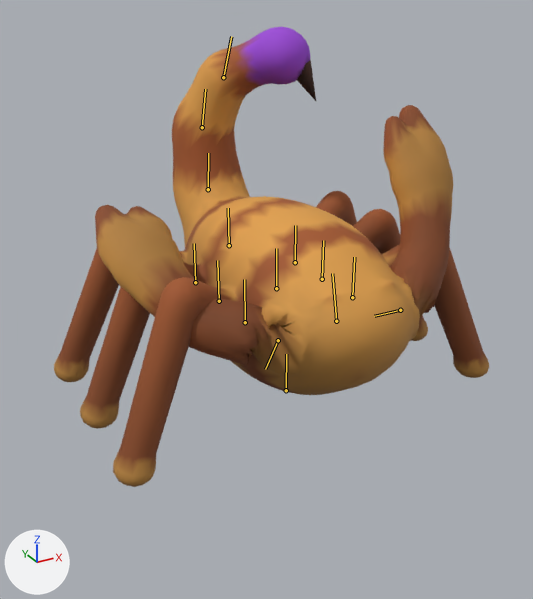
What one commit did to the Blender file Blender/blend/enemy_sand_scorpion.blend.
Both versions are drawn from a 50 mm lens placed at (-0.791, -1.339, 1.043), pointed at (-0.021, 0.06, 0.344). The lights are fixed; the arrows at lower left show +X, +Y and +Z. The first picture is the older version. Both versions are drawn at frame 22 of the action 'Victory'; the numbers are the values there. The bones that change, and the others that lie on the model, are drawn over the model as lines.

Objects in the first picture: 'Body'.
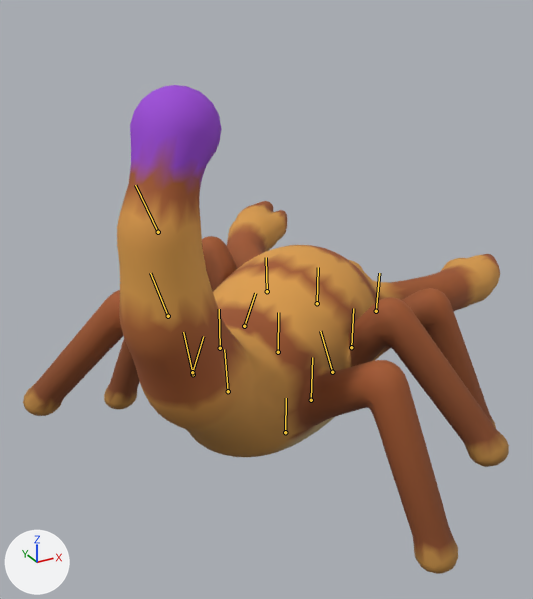
Location of each change, (x1, y1, x2, y2) in pixels of the pictures (533 x 599 px):
'Body', posed (12% wider, 6% taller): before (54, 27, 489, 487); after (23, 85, 509, 574)
bone 'root', root to tip: before (286, 390) to (286, 354); after (285, 432) to (286, 398)
bone 'head', root to tip: before (336, 321) to (332, 273); after (317, 303) to (318, 267)
bone 'tail1', root to tip: before (229, 245) to (228, 208); after (228, 391) to (224, 349)
bone 'tail2', root to tip: before (208, 189) to (208, 153); after (193, 374) to (183, 332)
bone 'tail3', root to tip: before (202, 127) to (205, 89); after (168, 316) to (150, 273)
bone 'tail4', root to tip: before (223, 77) to (231, 36); after (158, 232) to (135, 185)
bone 'arm.R', root to tip: before (278, 340) to (265, 369); after (376, 311) to (379, 273)
bone 'arm.L', root to tip: before (400, 310) to (374, 316); after (267, 291) to (266, 257)
bone 'leg2.R', root to tip: before (219, 301) to (217, 260); after (332, 372) to (320, 331)
bone 'leg1.L', root to tip: before (352, 297) to (354, 257); after (244, 326) to (255, 293)
bone 'leg3.L', root to tip: before (295, 262) to (295, 225); after (192, 372) to (203, 336)

What the commit changed:
Bone 'root' (bone_root) moves from (0.0, 0.12, 0.0) to (0.0, 0.0, 0.0).
Bone 'root' (bone_root) turns from (0, 0, 0) to (0, 127, 0) degrees about its own x, y and z.
Bone 'head' (bone_head) turns from (-12, 0, 0) to (0, 0, 0) degrees about its own x, y and z.
Bone 'tail1' (bone_tail1) turns from (0, 0, 0) to (-6, 0, 0) degrees about its own x, y and z.
Bone 'tail2' (bone_tail2) turns from (4, 12, 0) to (-10, 0, 0) degrees about its own x, y and z.
Bone 'tail3' (bone_tail3) turns from (6, 18, 0) to (-10, 0, 0) degrees about its own x, y and z.
Bone 'tail4' (bone_tail4) turns from (5, 14, 0) to (-6, 0, 0) degrees about its own x, y and z.
Bone 'arm.R' (bone_arm_r) turns from (-150, 0, 0) to (5, 0, 0) degrees about its own x, y and z.
Bone 'arm.L' (bone_arm_l) turns from (-120, 0, 0) to (-5, 0, 0) degrees about its own x, y and z.
Bone 'leg2.R' (bone_leg2_r) turns from (0, 0, 0) to (0, 0, -18) degrees about its own x, y and z.
Bone 'leg1.L' (bone_leg1_l) turns from (0, 0, 0) to (0, 0, 18) degrees about its own x, y and z.
Bone 'leg3.L' (bone_leg3_l) turns from (0, 0, 0) to (0, 0, 18) degrees about its own x, y and z.
